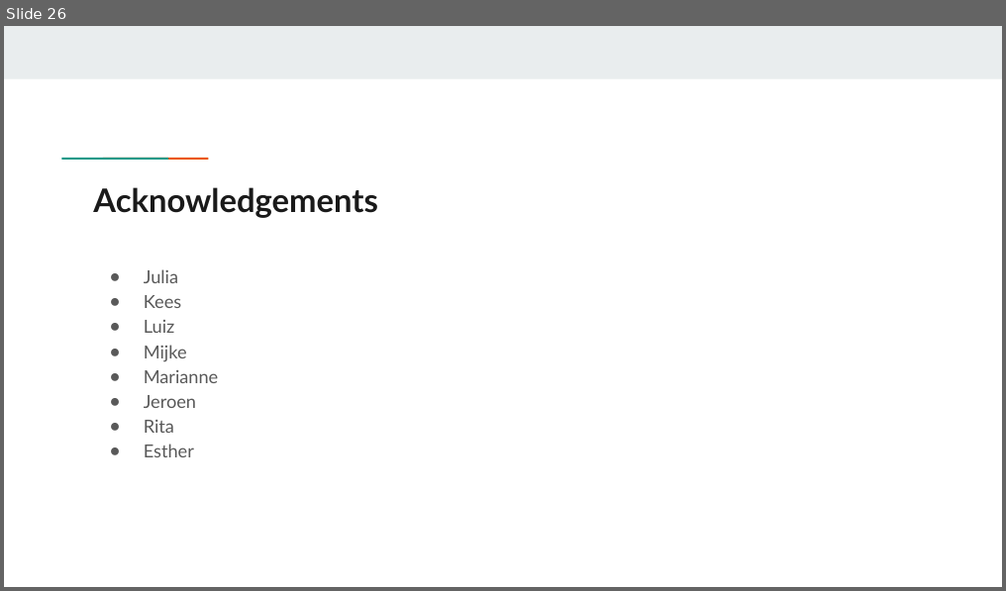
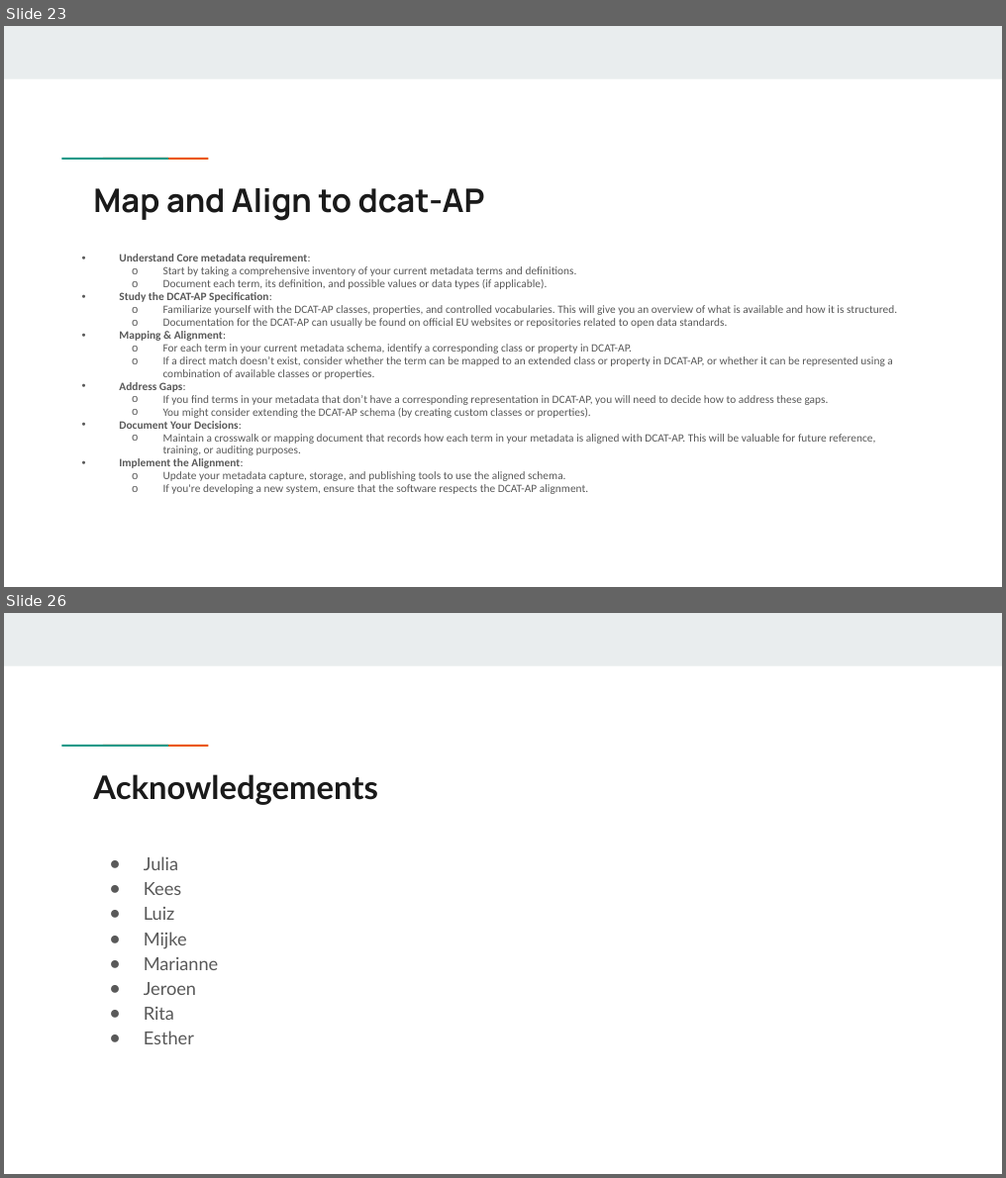
Before and after one commit to Health-RI/health-ri-metadata, a slide deck: Presentations/[DRAFT]HRI_Metadata_Schema_ImagingGroup_KickOff.pptx. Shown one above the other, each under a label of ours: slide 26 before the commit, slides 23 and 26 after it; the slides between them are not shown. The pictures are 1006x591 and 1006x1178 pixels, drawn with LibreOffice and Linux fonts; fonts in the diff are those of the drawing. Boxes give left, top, right and bottom in pixels: in the first picture for what was removed or moved away, otherwise in the second. Text is boxed around its words. In the diff, an @@ line names an element or a change of style, - is before the commit and + after.

```diff
--- a/Presentations/[DRAFT]HRI_Metadata_Schema_ImagingGroup_KickOff.pptx
+++ b/Presentations/[DRAFT]HRI_Metadata_Schema_ImagingGroup_KickOff.pptx
@@ slide 23 added at [4, 26, 1002, 587], background #FFFFFF; not listed: 3 template elements that a slide beside it also shows @@
@@ title added at [93, 188, 485, 221], 23.4 pt, text #1A1A1A, bold @@
+Map and Align to dcat-AP
@@ text added at [119, 254, 897, 494], 8.1 pt, text #595959 @@
+• Understand Core metadata requirement:
+  o Start by taking a comprehensive inventory of your current metadata terms and definitions.
+  o Document each term, its definition, and possible values or data types (if applicable).
+• Study the DCAT-AP Specification:
+  o Familiarize yourself with the DCAT-AP classes, properties, and controlled vocabularies. This will give you an overview of what is available and how it is structured.
+  o Documentation for the DCAT-AP can usually be found on official EU websites or repositories related to open data standards.
+• Mapping & Alignment:
+  o For each term in your current metadata schema, identify a corresponding class or property in DCAT-AP.
+  o If a direct match doesn’t exist, consider whether the term can be mapped to an extended class or property in DCAT-AP, or whether it can be represented using a combination of available classes or properties.
+• Address Gaps:
+  o If you find terms in your metadata that don’t have a corresponding representation in DCAT-AP, you will need to decide how to address these gaps.
+  o You might consider extending the DCAT-AP schema (by creating custom classes or properties).
+• Document Your Decisions:
+  o Maintain a crosswalk or mapping document that records how each term in your metadata is aligned with DCAT-AP. This will be valuable for future reference, training, or auditing purposes.
+• Implement the Alignment:
+  o Update your metadata capture, storage, and publishing tools to use the aligned schema.
+  o If you're developing a new system, ensure that the software respects the DCAT-AP alignment.
```
Also in this commit, not shown: 7 slides changed, 1 other slide added, 2 slides removed, 1 other file.
